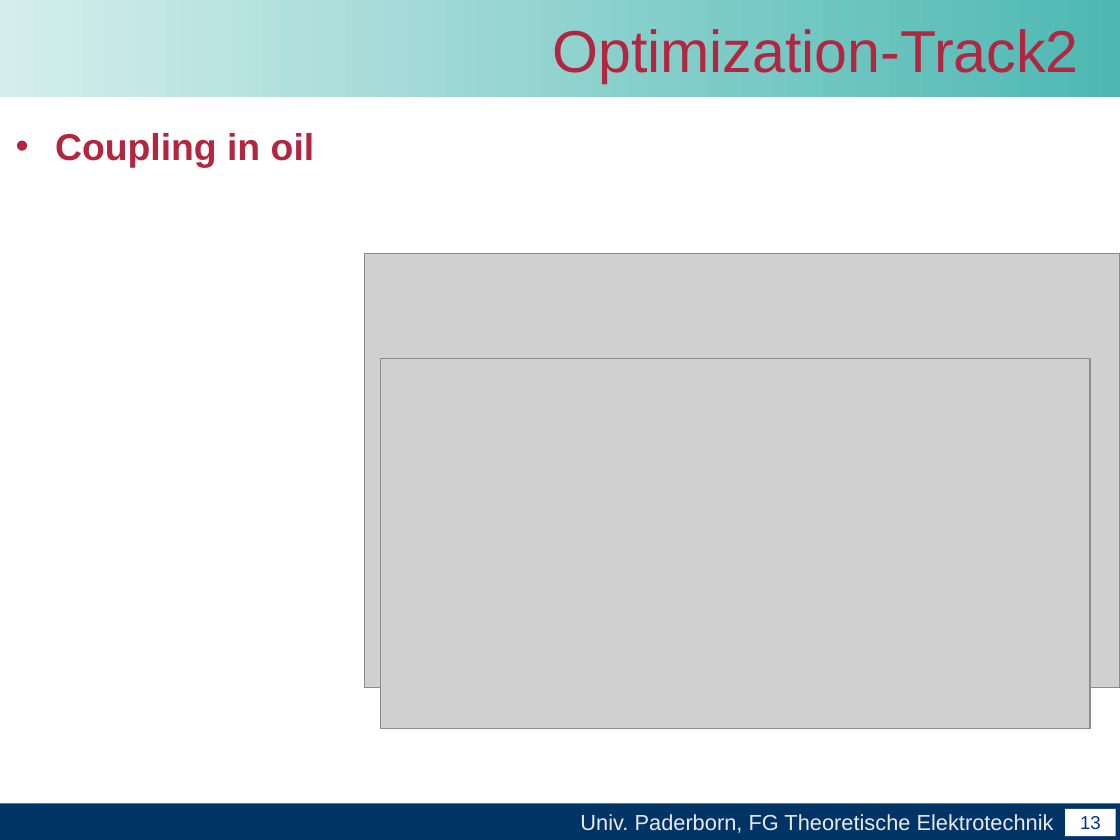
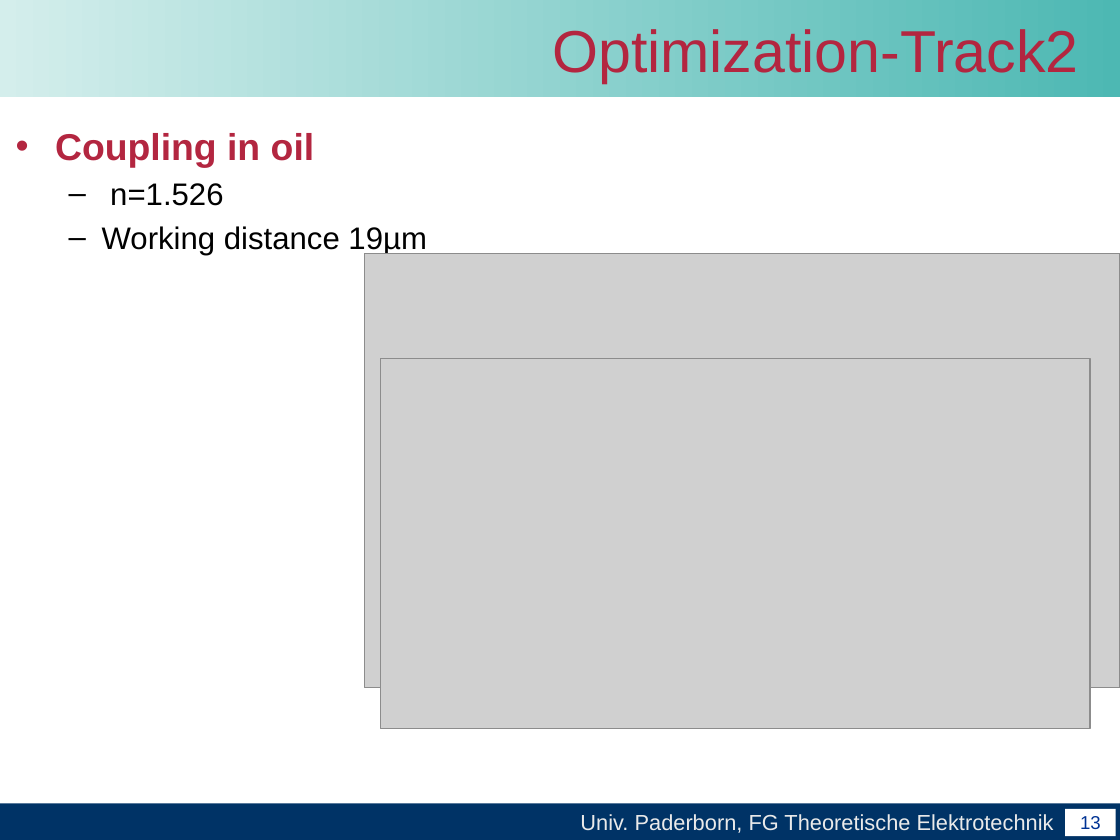
Before and after one commit to leonard117/arbeittet, a slide deck: slide 14 of Master_arbeit/word/Abschlussvortrag der Masterarbeit.pptx. Drawn at 1120x840 pixels with LibreOffice and Linux fonts; fonts in the diff are those of the drawing; grey boxes stand for pictures; background and template pictures are left out. Boxes give left, top, right and bottom in pixels: in the first picture for what was removed or moved away, otherwise in the second. Text is boxed around its words. In the diff, an @@ line names an element or a change of style, - is before the commit and + after.

```diff
--- a/Master_arbeit/word/Abschlussvortrag der Masterarbeit.pptx
+++ b/Master_arbeit/word/Abschlussvortrag der Masterarbeit.pptx
@@ text at [102, 183, 426, 255]: paragraphs added @@
+  – n=1.526
+  – Working distance 19µm
```
Also in this commit, not shown: 3 other slides changed.
